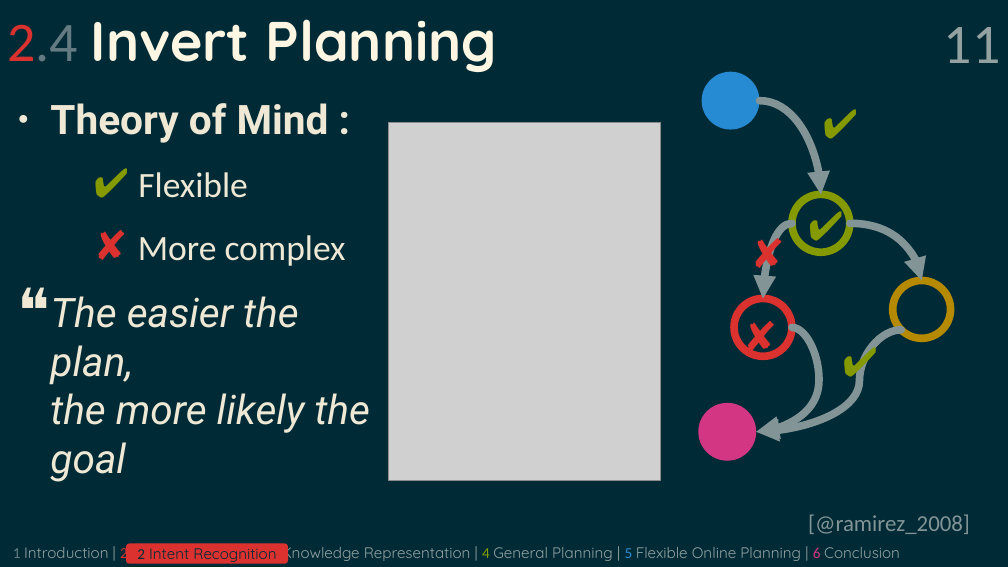
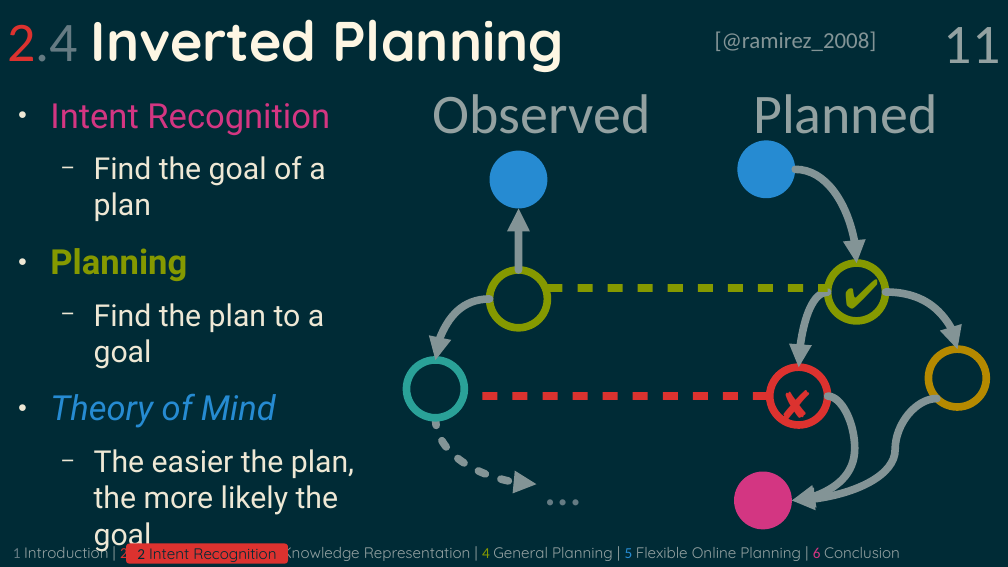
Before and after one commit to grea09/gennio, a slide deck: slide 11 of doc/defense.odp. Drawn at 1008x567 pixels with LibreOffice and Linux fonts; fonts in the diff are those of the drawing; grey boxes stand for pictures. Boxes give left, top, right and bottom in pixels: in the first picture for what was removed or moved away, otherwise in the second. Text is boxed around its words. In the diff, an @@ line names an element or a change of style, - is before the commit and + after.

```diff
--- a/doc/defense.odp
+++ b/doc/defense.odp
@@ title at (7, 19, 564, 72): text changed @@
-2.4 Invert Planning
+2.4 Inverted Planning
@@ text "[@ramirez_2008]": place and size @@
-text "[@ramirez_2008]" at (808, 514, 970, 534)
+text "[@ramirez_2008]" at (715, 31, 877, 51)
@@ text at (50, 103, 330, 428): text changed; size 28 to 27.2 pt; font Calibri to Roboto @@
-● Theory of Mind :
-  ✔ Flexible
-  ✘ More complex
+● Intent Recognition
+  − Find the goal of a plan
+● Planning
+  − Find the plan to a goal
+● Theory of Mind
@@ text added at (433, 94, 650, 134), 44 pt, text #93A1A1 @@
+Observed
@@ text added at (753, 94, 937, 146), 44 pt, text #93A1A1 @@
+Planned
@@ picture removed at (389, 123, 660, 481) @@
@@ ellipse added at (489, 151, 547, 209), fill #268BD2 @@
@@ curved arrow added from (519, 270) to (519, 209), #839496 6.01 pt @@
@@ text removed at (799, 195, 852, 259) @@
-✔
@@ text removed at (742, 223, 794, 287) @@
-✘
@@ text "✔": place and size @@
-text "✔" at (833, 332, 885, 396)
+text "✔" at (835, 263, 887, 327)
@@ curved arrow added from (489, 299) to (435, 360), #839496 6.01 pt @@
@@ ellipse added at (489, 270, 547, 327), outline #859900 6.01 pt @@
@@ line added from (548, 288) to (828, 288), #859900 6.01 pt @@
@@ 5 ellipses, 5 curved arrows, 1 text: place and size @@
-5 ellipses, 5 curved arrows, 1 text at (699, 71, 950, 461)
+5 ellipses, 5 curved arrows, 1 text at (735, 141, 986, 530)
@@ ellipse added at (407, 360, 465, 418), outline #2AA198 6.01 pt @@
@@ curved arrow added from (435, 418) to (537, 485), #839496 6.01 pt @@
@@ line added from (483, 396) to (770, 396), #DC322F 6.01 pt @@
@@ text at (94, 449, 354, 515): size 32 to 23.8 pt, italic off in "The easier the plan, the more likely ..."; bullet ❝ to −; list level 1 to 2 in "The easier the plan, the ..." @@
@@ text at (537, 450, 602, 529): text changed; size 32 to 40 pt; text colour #859900 to #657B83 @@
-✔
+…
```
Also in this commit, not shown: 20 other slides changed, 2 slides added, 2 slides removed, 1 other file.
